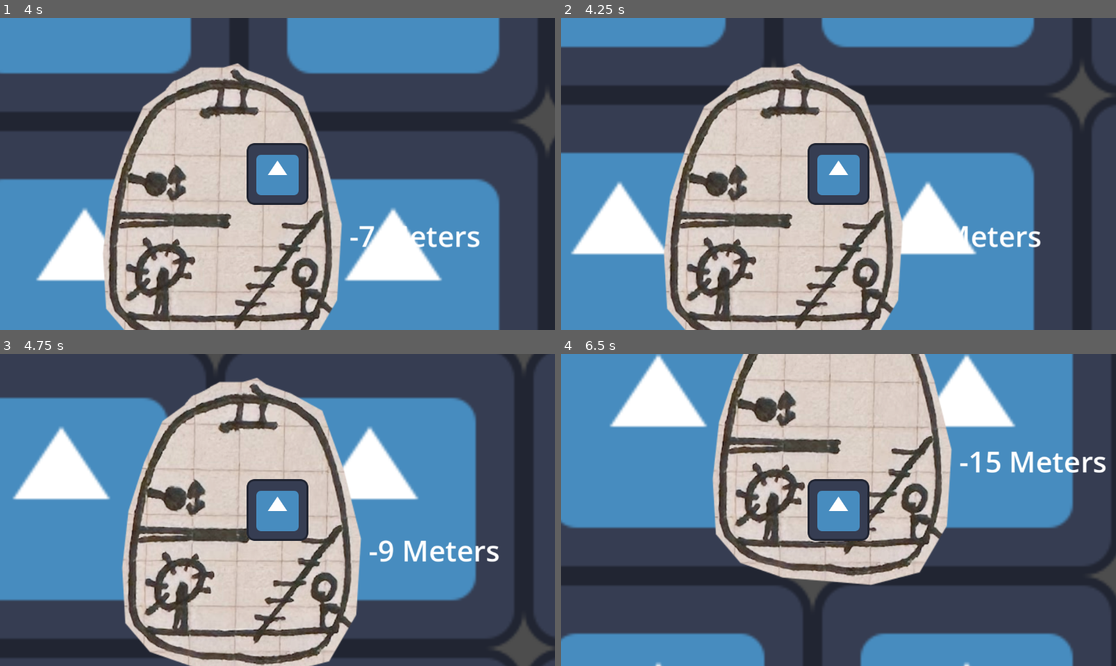
Above: before the commit, frames 1-4 (two rows, left to right).
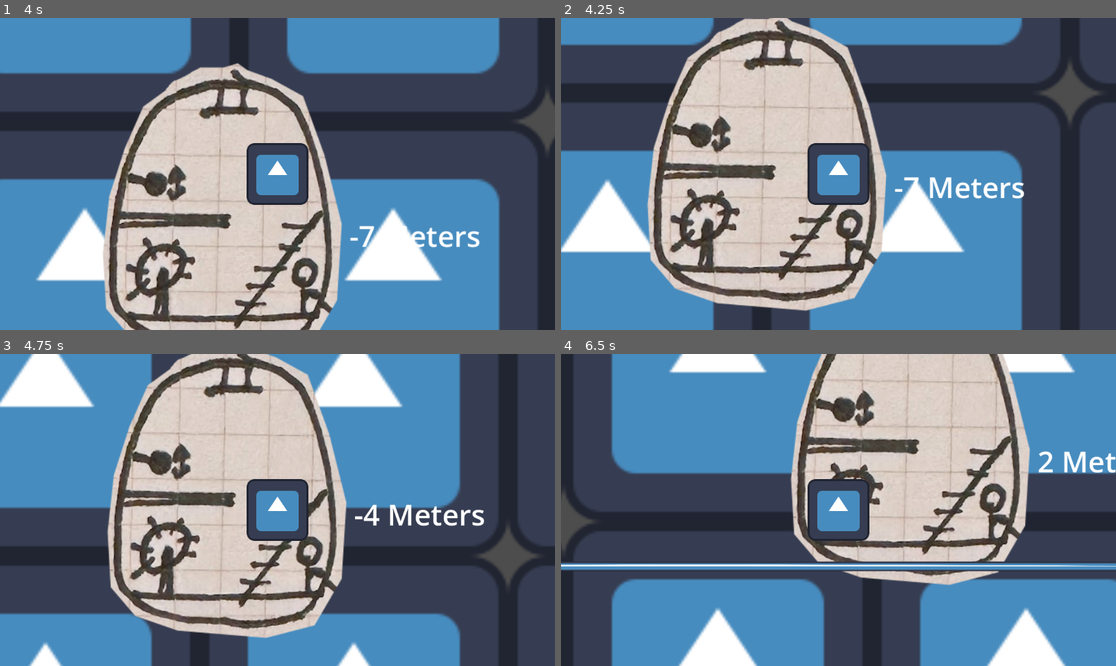
Above: after the commit, the same moments.

Repository: calzila/GGJ_2025
Game: Godot game, scene res://Overworld.tscn
The game is run twice, just before and just after one commit, with the same random seed, the same clock (stepped at 60 frames per second) and the same inputs. The engine's default icon, where the game draws it, is replaced by a stand-in: a white triangle on a blue panel in a dark square.
Inputs:
- Up to frame 1 (4 s): tap Enter (ui_accept) at 0.5, 0.77, 1.52, 3.02, 3.77 s; hold D (move_right) 0.53-2.03 s; hold A (move_left) 2.03-2.78 s; hold D (move_right) from 2.78 s (still down)
- Up to frame 2 (4.25 s): keep holding D (move_right)
- Up to frame 3 (4.75 s): release D (move_right) at 4.28 s; hold A (move_left) from 4.28 s (still down); tap Enter (ui_accept) at 4.52 s
- Up to frame 4 (6.5 s): release A (move_left) at 5.03 s; hold D (move_right) 5.03-5.78 s; hold A (move_left) from 5.78 s (still down); tap Enter (ui_accept) at 6.02 s

Frame 1 is identical in both runs. In frame 2, 33% of the frame differs, in the area x 0-100%, y 0-100%; in frame 3, 62%; in frame 4, 68%.

Commit message:
More changes

Diff:
--- a/TheSub.tscn
+++ b/TheSub.tscn
@@ -12,6 +12,9 @@
 
 [sub_resource type="RectangleShape2D" id="RectangleShape2D_3gxej"]
 size = Vector2(250, 7)
+
+[sub_resource type="RectangleShape2D" id="RectangleShape2D_d02f1"]
+size = Vector2(88, 56.5)
 
 [node name="Node2D" type="RigidBody2D"]
 mass = 2.0
@@ -66,3 +69,10 @@
 text = "Example"
 scroll_active = false
 script = ExtResource("2_yyie1")
+
+[node name="Area2D_Button" type="Area2D" parent="."]
+position = Vector2(20.25, -444.25)
+
+[node name="Button_Surface" type="CollisionShape2D" parent="Area2D_Button"]
+position = Vector2(-11.25, 2)
+shape = SubResource("RectangleShape2D_d02f1")
--- a/the_sub.gd
+++ b/the_sub.gd
@@ -6,25 +6,32 @@
 
 var surfacingIntiated = false
 
+
 # Called when the node enters the scene tree for the first time.
 func _ready() -> void:
+
+	var button_surfacing = $Area2D_Button
+
 	# Start the timer to finish.
 	_startEndTimer()
+
 
 # Called every frame. 'delta' is the elapsed time since the previous frame.
 func _process(delta: float) -> void:
 
+	var velocity = linear_velocity.length()
+	print(velocity * 0.002)
+
 	if global_position.y < 0 and surfacingIntiated:
 		# This fires when the sub comes above the surface.
 		gravity_scale = gravity_sinking
-		print("Above the surface!!!")
 	elif global_position.y > 0 and surfacingIntiated:
 		gravity_scale = gravity_surfacing
 
 
 func _startEndTimer():
 	# Start a timer, once it finishes, then we want to surface the sub.
-	await get_tree().create_timer(10).timeout
+	await get_tree().create_timer(4).timeout
 	# Timer has finished now!!!
 	print("Lift the sub now")
 	# Reverse gravity!
Not shown: 1 places in TheSub.tscn that only renumber resources
